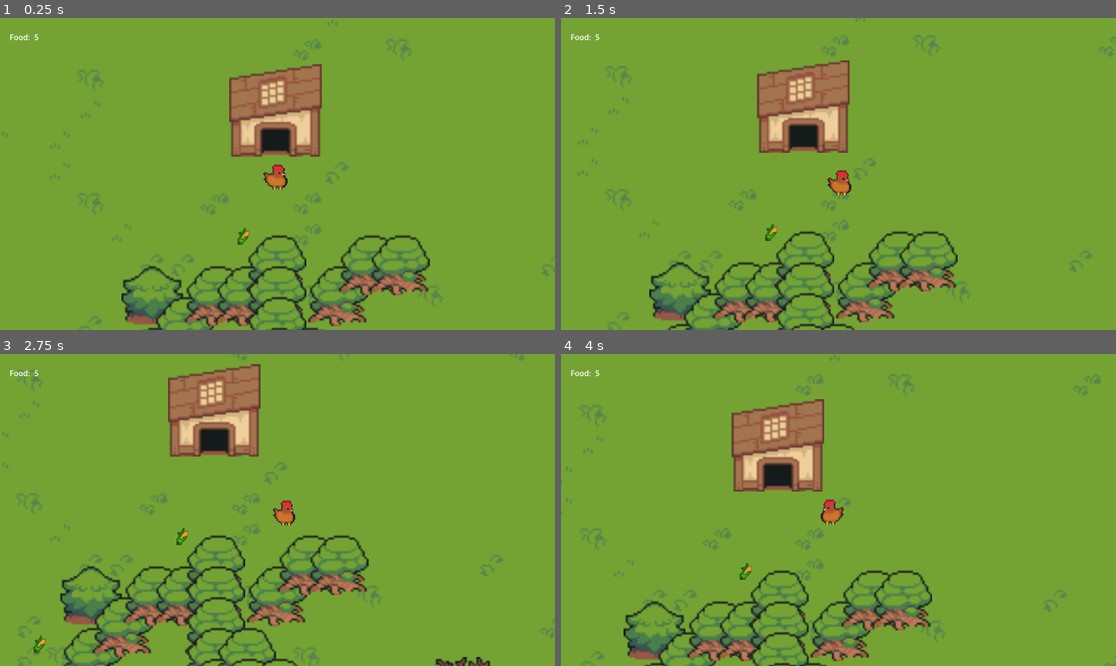
Above: before the commit, frames 1-4 (two rows, left to right).
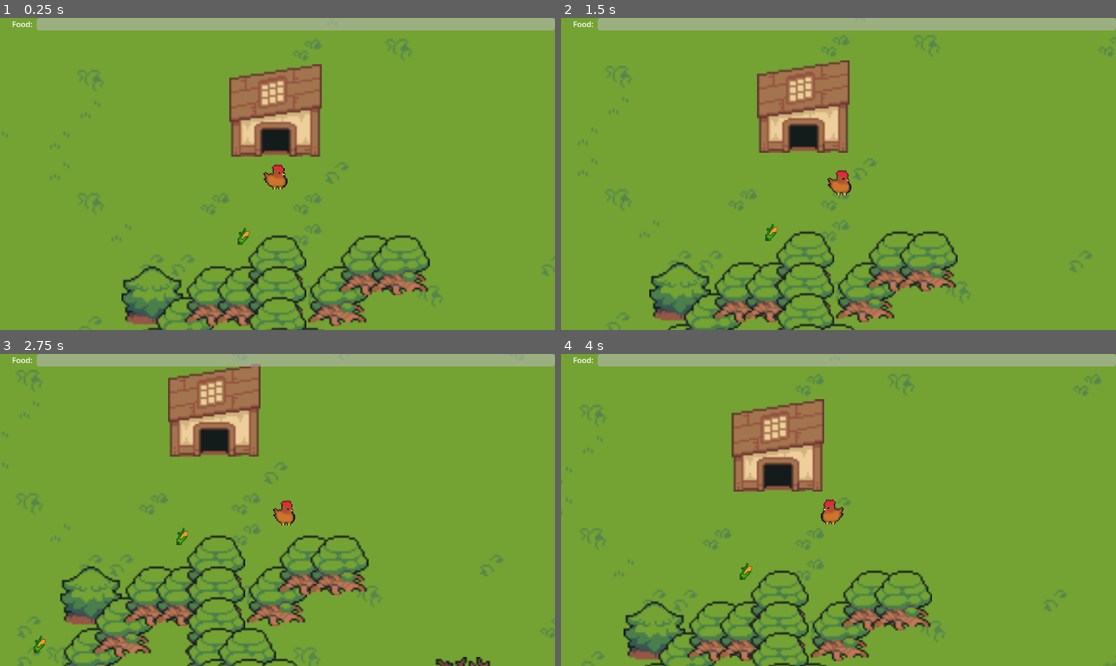
Above: after the commit, the same moments.

Repository: jackfruitgames/chickeeen
Game: Godot game, scene res://scenes/outdoors/outdoors.tscn
Same seed, same stepped clock (60 frames per second), same inputs: the game is played once before the commit and once after it.
Inputs:
- Up to frame 1 (0.25 s): no input
- Up to frame 2 (1.5 s): tap Enter at 0.5 s; hold Right (move_right) 0.53-1.28 s; hold Down (move_down) from 1.28 s (still down)
- Up to frame 3 (2.75 s): release Down (move_down) at 2.03 s; hold Right (move_right) from 2.03 s (still down)
- Up to frame 4 (4 s): release Right (move_right) at 2.78 s; hold Up (move_up) 2.78-3.53 s; hold Left (move_left) from 3.53 s (still down)

The runs differ from the first frame. In frame 1, 3.8% of the frame differs, in the area x 1-100%, y 0-8%; in frame 2, 3.8%; in frame 3, 3.8%; in frame 4, 3.8%.

Commit message:
Make food score a progress bar

Diff:
--- a/global/gameState.gd
+++ b/global/gameState.gd
@@ -1,7 +1,7 @@
 extends Node
 
 # -- game score state
-var score := 0
+var score := 50
 
 # -- game daytime state
 const TIME_FACTOR = 1/0.1
--- a/scenes/food/eating.gd
+++ b/scenes/food/eating.gd
@@ -1,7 +1,7 @@
 extends Area2D
 
 func _on_body_entered(body):
-	GameState.score += 1
+	GameState.score += 10
 	print("score: " + str(GameState.score))
 	$EatAudioStreamPlayer2D.play()
 	queue_free()
--- /dev/null
+++ b/scenes/ui/UpdateFoodProgress.gd
@@ -0,0 +1,4 @@
+extends ProgressBar
+
+func _process(delta):
+	value = GameState.score
--- a/scenes/ui/UpdateScore.gd
+++ /dev/null
@@ -1,4 +0,0 @@
-extends Label
-
-func _process(delta):
-	text = str(GameState.score)
--- a/scenes/ui/ui.tscn
+++ b/scenes/ui/ui.tscn
@@ -1,6 +1,6 @@
 [gd_scene load_steps=2 format=3 uid="uid://80jawqck3m24"]
 
-[ext_resource type="Script" path="res://scenes/ui/UpdateScore.gd" id="1_v5b37"]
+[ext_resource type="Script" path="res://scenes/ui/UpdateFoodProgress.gd" id="2_vufxw"]
 
 [node name="UILayer" type="CanvasLayer"]
 
@@ -13,17 +13,20 @@
 grow_vertical = 2
 
 [node name="HBoxContainer" type="HBoxContainer" parent="ui"]
-layout_mode = 0
-offset_left = 20.0
-offset_top = 20.0
-offset_right = 81.0
-offset_bottom = 60.0
+layout_mode = 1
+anchors_preset = 10
+anchor_right = 1.0
+offset_bottom = 26.0
+grow_horizontal = 2
 
 [node name="FoodLabel" type="Label" parent="ui/HBoxContainer"]
 layout_mode = 2
-text = "Food: "
+text = "      Food: "
 
-[node name="ScoreValueLabel" type="Label" parent="ui/HBoxContainer"]
+[node name="ProgressBar" type="ProgressBar" parent="ui/HBoxContainer"]
 layout_mode = 2
-text = "0"
-script = ExtResource("1_v5b37")
+size_flags_horizontal = 3
+size_flags_vertical = 1
+value = 50.0
+show_percentage = false
+script = ExtResource("2_vufxw")
